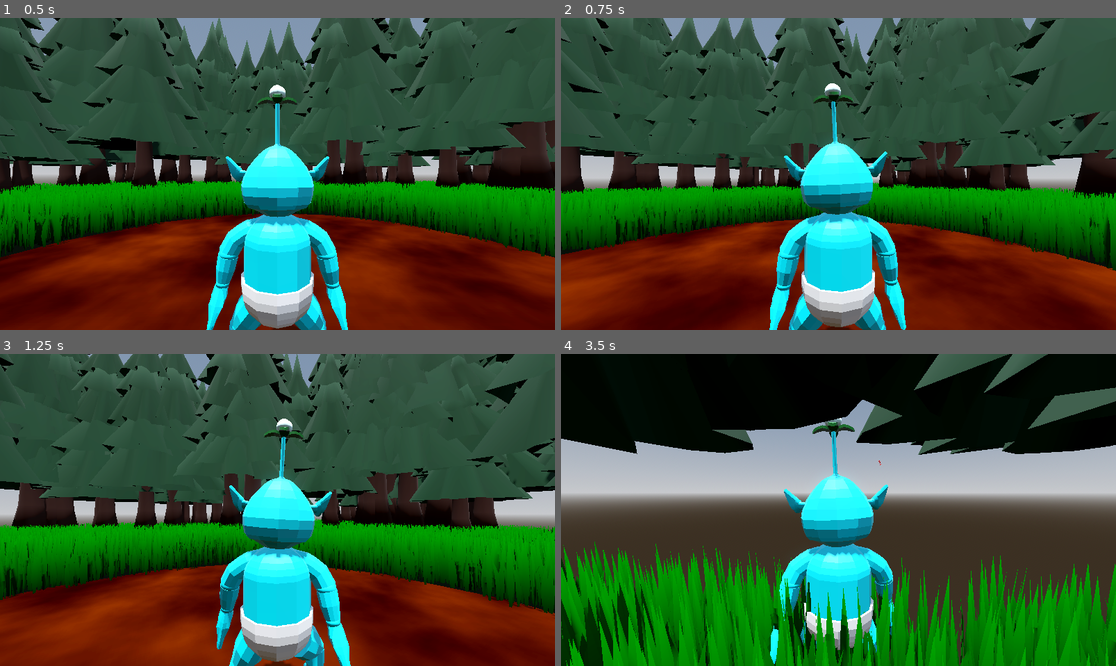
Above: before the commit, frames 1-4 (two rows, left to right).
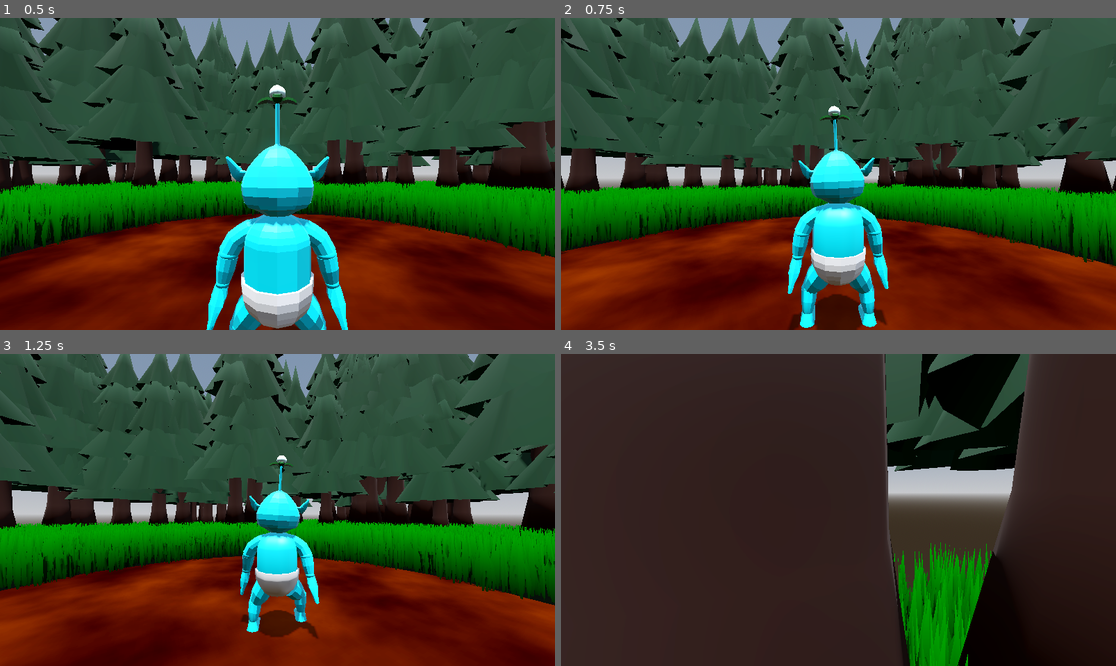
Above: after the commit, the same moments.

Repository: Mushroom-Queen/AlienBaby
Game: Godot game, scene res://level.tscn
Same seed, same stepped clock (60 frames per second), same inputs: the game is played once before the commit and once after it.
Inputs (mouse positions are in pixels of both pictures, inside the frame that each line leads up to):
- Up to frame 1 (0.5 s): no input
- Up to frame 2 (0.75 s): tap Enter (ui_accept) at 0.5 s; move the mouse to (866, 174) at 0.52 s; hold W (forward) from 0.53 s (still down); hold Mouse wheel down (zoom_in) from 0.53 s (still down)
- Up to frame 3 (1.25 s): keep holding W (forward); keep holding Mouse wheel down (zoom_in); tap Enter (ui_accept) at 0.77 s; tap Mouse wheel up (zoom_out) at 0.8 s
- Up to frame 4 (3.5 s): keep holding W (forward); move the mouse to (810, 510) at 1.27 s; release Mouse wheel down (zoom_in) at 1.28 s; tap Mouse wheel up (zoom_out) at 1.35 s; tap Enter (ui_accept) at 1.52, 3.02 s; tap Mouse wheel down (zoom_in) at 1.55, 3.05 s; move the mouse to (849, 503) at 2.02 s; hold Mouse wheel up (zoom_out) 2.03-2.78 s; click (849, 503) at 2.1 s; move the mouse to (832, 516) at 2.77 s; tap Space (roll) at 2.85 s

Frame 1 is identical in both runs. In frame 2, 24% of the frame differs, in the area x 0-100%, y 0-100%; in frame 3, 34%; in frame 4, 79%.

Commit message:
Added zoom in and out

Diff:
--- a/player.gd
+++ b/player.gd
@@ -22,6 +22,8 @@
 const ROLL_DURATION = 0.6
 const CAMERA_LERP_SPEED = 0.1
 const SHOOTING_CAMERA_OFFSET = Vector3(1.5, 1.4, 0)
+const MIN_ZOOM = 1
+const MAX_ZOOM = 10
 
 enum ActionState {IDLE, WALK, ROLL, ATTACK, SPIN}
 
@@ -85,6 +87,18 @@
 	if Input.is_action_just_pressed("quit"):
 		get_tree().quit()
 
+	if Input.is_action_pressed("zoom_in"):
+		if spring_arm.spring_length +.5 > MAX_ZOOM:
+			spring_arm.spring_length = MAX_ZOOM
+		else:
+			spring_arm.spring_length += .5
+
+	if Input.is_action_pressed("zoom_out"):
+		if spring_arm.spring_length -.5 < MIN_ZOOM:
+			spring_arm.spring_length = MIN_ZOOM
+		else:
+			spring_arm.spring_length -= .5
+
 	if Input.is_action_just_pressed("spin") and action_state != ActionState.ROLL:
 		action_state = ActionState.SPIN
 		is_spinning = true
--- a/player.tscn
+++ b/player.tscn
@@ -83,42 +83,42 @@
 
 [node name="Skeleton3D" parent="player/Armature" index="0"]
 transform = Transform3D(-1, 0, -8.74228e-08, 0, 1, 0, 8.74228e-08, 0, -1, 0, 0, 0)
-bones/0/position = Vector3(0.0521675, 1.92758, 0.0521675)
+bones/0/position = Vector3(0, 1.83019, 0)
 bones/0/rotation = Quaternion(-2.98023e-08, 1.19209e-07, 1.05879e-22, 1)
-bones/1/rotation = Quaternion(-0.000340958, -6.25409e-06, 0.0384901, 0.999259)
+bones/1/rotation = Quaternion(-0.000340647, 1.55348e-05, -0.0253992, 0.999677)
 bones/2/rotation = Quaternion(0.000340939, -6.91616e-06, -0.000231824, 1)
 bones/3/rotation = Quaternion(-2.91033e-11, -2.58047e-17, 5.49258e-12, 1)
 bones/5/position = Vector3(0.738666, 2.49247, 1.76112e-07)
-bones/5/rotation = Quaternion(-0.626262, -0.169262, 0.68655, -0.328322)
+bones/5/rotation = Quaternion(-0.661933, -0.252535, 0.660474, -0.248686)
 bones/6/rotation = Quaternion(0.287239, -1.65125e-07, -1.36702e-07, 0.957859)
 bones/6/scale = Vector3(1, 1, 1)
 bones/7/position = Vector3(0.61468, 0.208478, 0.0172493)
-bones/7/rotation = Quaternion(0.0419936, 0.132134, 0.964883, -0.223108)
+bones/7/rotation = Quaternion(0.0316138, 0.21345, 0.93677, -0.275503)
 bones/7/scale = Vector3(0.999999, 1, 1)
-bones/8/rotation = Quaternion(-0.253827, 0.112873, -0.162693, 0.946764)
+bones/8/rotation = Quaternion(-0.360237, 0.106998, -0.230897, 0.897478)
 bones/8/scale = Vector3(1, 1, 1)
-bones/9/rotation = Quaternion(0.688087, -0.0627515, -0.0302227, 0.722278)
+bones/9/rotation = Quaternion(0.710312, -0.0435479, -0.0241469, 0.702124)
 bones/9/scale = Vector3(1, 1, 1)
 bones/10/position = Vector3(-0.738665, 2.49247, -1.76112e-07)
-bones/10/rotation = Quaternion(0.677699, -0.29809, 0.641204, 0.201802)
+bones/10/rotation = Quaternion(0.660043, -0.247559, 0.662356, 0.253659)
 bones/10/scale = Vector3(1, 1, 1)
 bones/11/rotation = Quaternion(0.287239, 1.63435e-07, 1.31067e-07, 0.957859)
 bones/11/scale = Vector3(1, 1, 1)
 bones/12/position = Vector3(-0.646431, 0.19582, 0.0196889)
-bones/12/rotation = Quaternion(-0.0097076, 0.366382, 0.883807, 0.290783)
+bones/12/rotation = Quaternion(-0.0398814, 0.17641, 0.951506, 0.248849)
 bones/12/scale = Vector3(1, 1, 1)
-bones/13/rotation = Quaternion(-0.402901, -0.107986, 0.26229, 0.87018)
-bones/14/rotation = Quaternion(0.633004, 0.087991, 0.0101218, 0.769065)
+bones/13/rotation = Quaternion(-0.309276, -0.114459, 0.201339, 0.922339)
+bones/14/rotation = Quaternion(0.698573, 0.0526877, 0.0217764, 0.713264)
 bones/14/scale = Vector3(1, 1, 1)
 bones/15/scale = Vector3(1, 1, 1)
-bones/16/position = Vector3(1.20214, 0.432227, 0.045941)
+bones/16/position = Vector3(1.20214, 0.451986, 0.0773975)
 bones/16/rotation = Quaternion(-0.00875622, 0.70983, -0.704263, 0.00882544)
 bones/17/scale = Vector3(1, 1, 1)
-bones/18/position = Vector3(-1.20214, 0.680328, 0.568041)
+bones/18/position = Vector3(-1.20214, 0.37625, 0.045941)
 bones/18/rotation = Quaternion(0.00875622, 0.70983, -0.704263, -0.00882544)
 
 [node name="leafs" type="BoneAttachment3D" parent="player/Armature/Skeleton3D" index="20"]
-transform = Transform3D(0.997073, -0.0764609, 1.37833e-05, 0.0764609, 0.997073, 1.11605e-06, -1.38283e-05, -5.89644e-08, 1, -0.19423, 7.99243, 0.0508733)
+transform = Transform3D(0.998686, 0.0512451, 1.38132e-05, -0.0512451, 0.998686, -6.49259e-07, -1.38283e-05, -5.943e-08, 1, 0.163672, 7.90034, -0.00129415)
 bone_name = "leafs"
 bone_idx = 4
 
